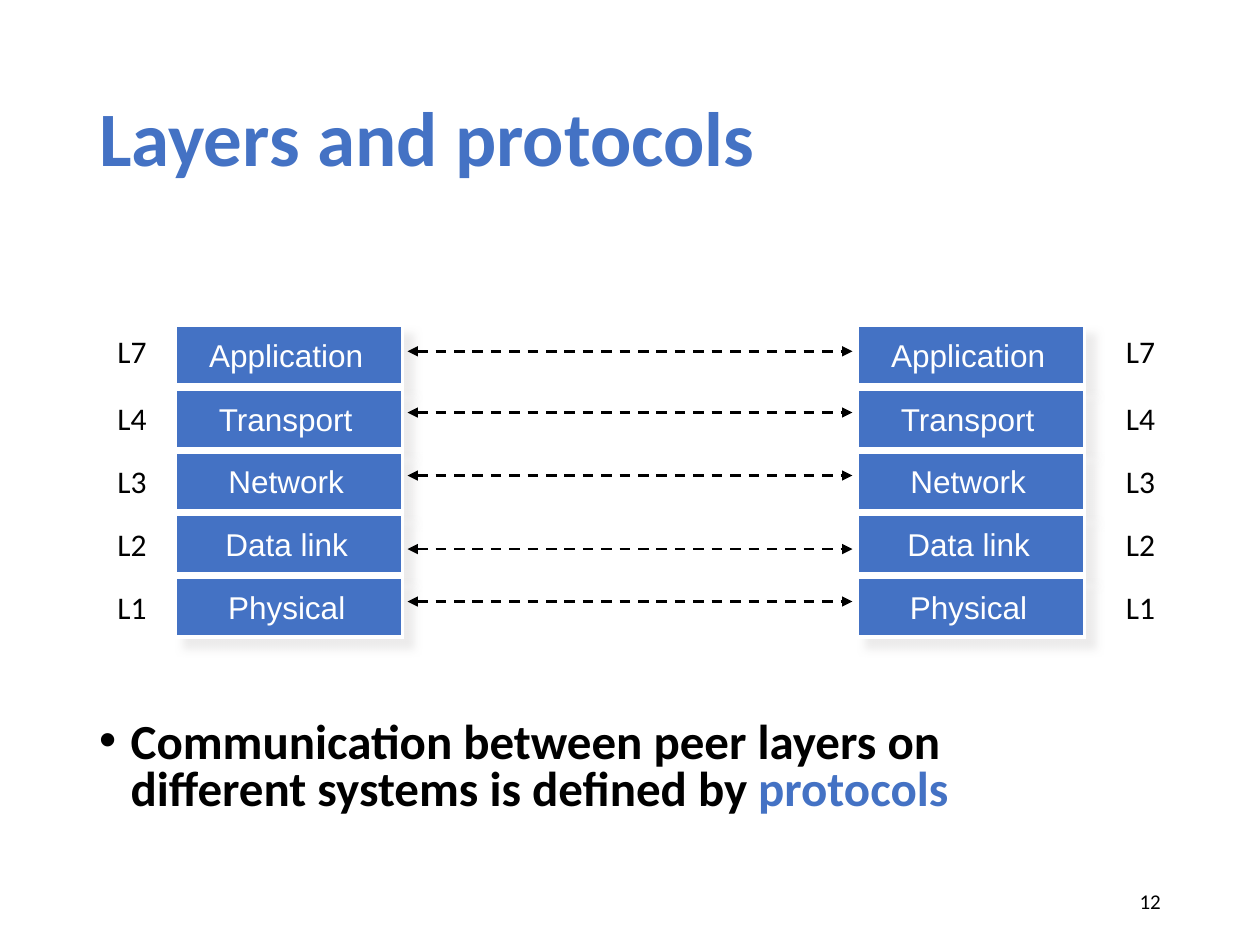
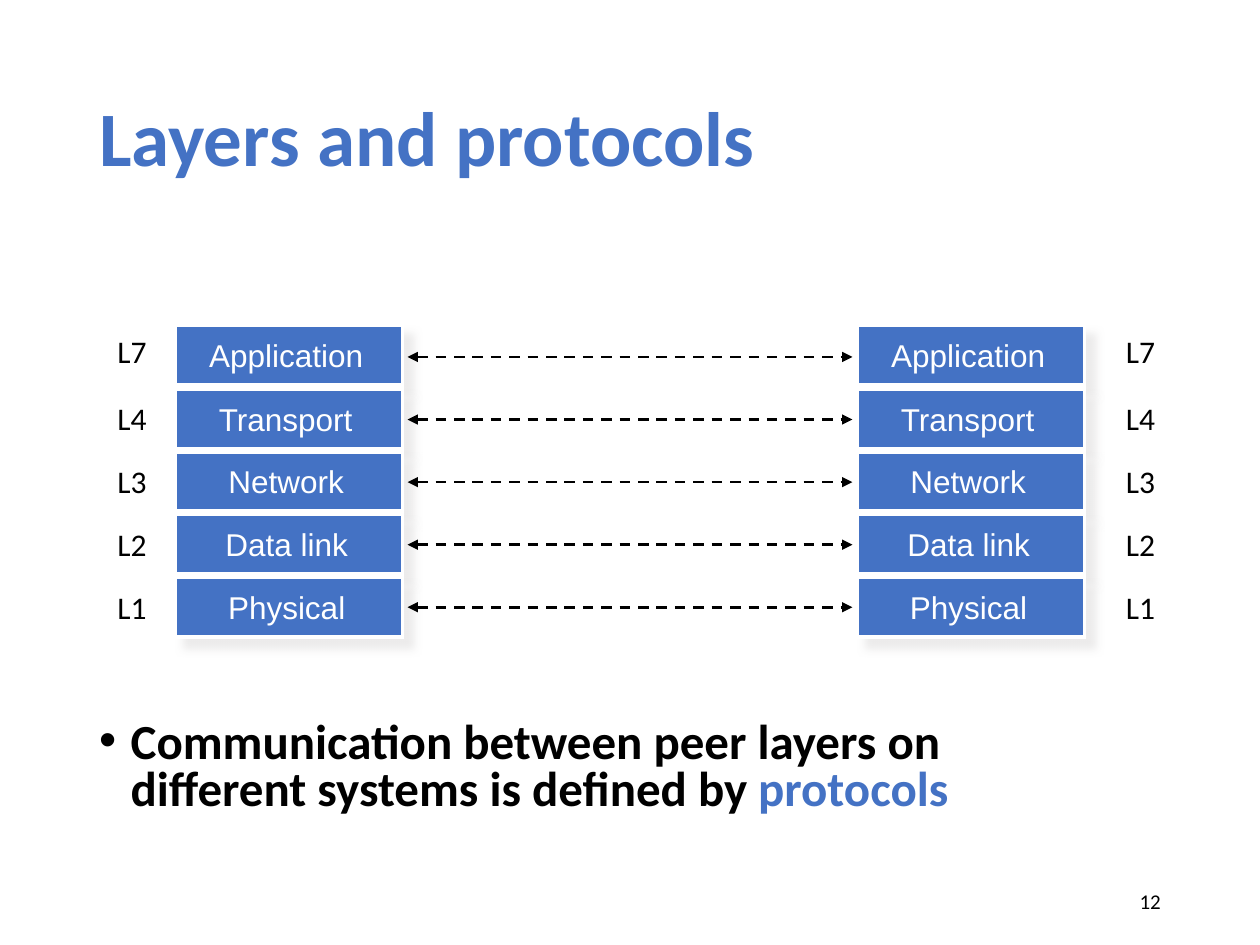
Before and after one commit to xinjin/course-net, a slide deck: slide 12 of slides/lec03_layering.pptx. Drawn at 1260x945 pixels with LibreOffice and Linux fonts; fonts in the diff are those of the drawing. Boxes give left, top, right and bottom in pixels: in the first picture for what was removed or moved away, otherwise in the second. Text is boxed around its words. In the diff, an @@ line names an element or a change of style, - is before the commit and + after.

```diff
--- a/slides/lec03_layering.pptx
+++ b/slides/lec03_layering.pptx
@@ double arrow moved from (407, 352) - (853, 352) to (407, 357) - (853, 357) @@
@@ double arrow moved from (407, 412) - (853, 412) to (407, 420) - (853, 420) @@
@@ double arrow moved from (407, 475) - (853, 475) to (407, 483) - (853, 483) @@
@@ double arrow moved from (407, 549) - (853, 549) to (407, 544) - (853, 544) @@
@@ double arrow moved from (407, 601) - (853, 601) to (407, 607) - (853, 607) @@
```
Also in this commit, not shown: 12 other slides changed, 1 slide added, 4 other files.
